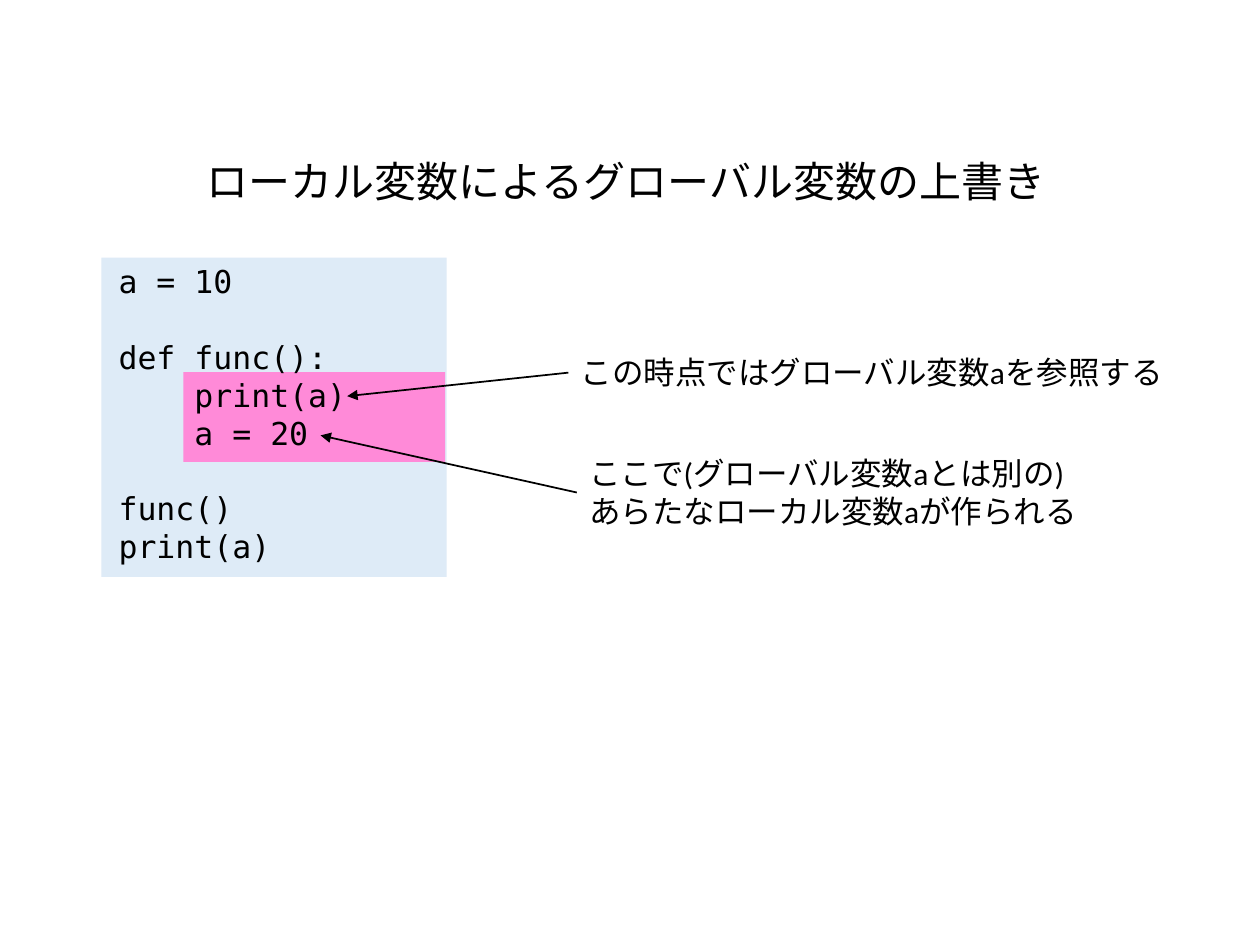
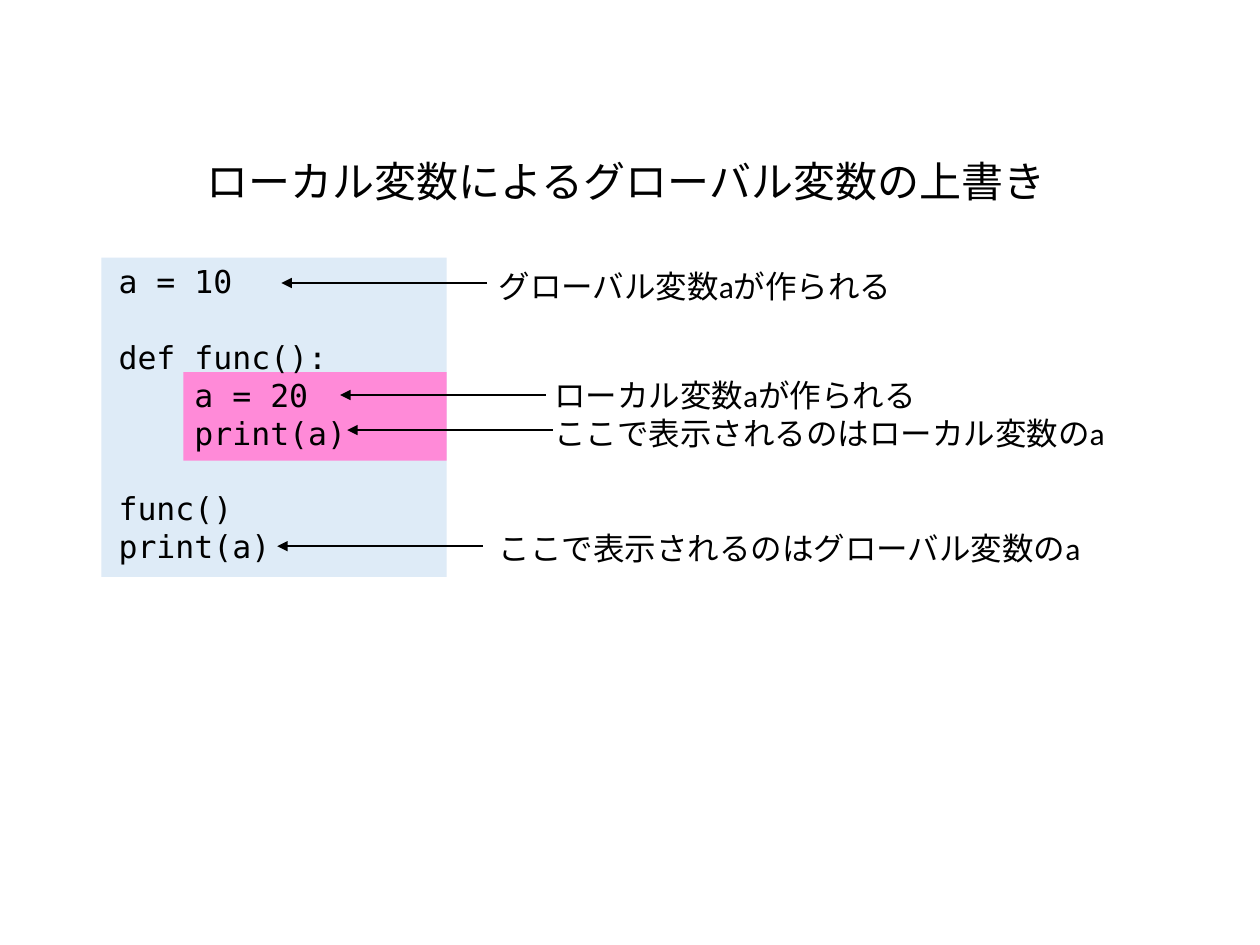
Before and after one commit to kaityo256/python_zero, a slide deck: slide 3 of while/fig/fig.pptx. Drawn at 1260x945 pixels with LibreOffice and Linux fonts; fonts in the diff are those of the drawing. Boxes give left, top, right and bottom in pixels: in the first picture for what was removed or moved away, otherwise in the second. Text is boxed around its words. In the diff, an @@ line names an element or a change of style, - is before the commit and + after.

```diff
--- a/while/fig/fig.pptx
+++ b/while/fig/fig.pptx
@@ arrow added from (488, 284) to (281, 284), #000000 1 pt @@
@@ text at (x1=499, y1=271, x2=892, y2=301): text changed @@
-この時点ではグローバル変数aを参照する
+グローバル変数aが作られる
@@ text at (x1=194, y1=383, x2=308, y2=408): paragraph added @@
+a = 20
@@ text at (x1=554, y1=380, x2=1105, y2=448): text changed @@
-ここで(グローバル変数aとは別の)
-あらたなローカル変数aが作られる
+ローカル変数aが作られる
+ここで表示されるのはローカル変数のa
@@ arrow moved from (577, 493) - (320, 436) to (546, 396) - (340, 396) @@
@@ text at (x1=194, y1=421, x2=308, y2=446): paragraph removed @@
-a = 20
@@ arrow moved from (568, 373) - (348, 396) to (553, 430) - (348, 430) @@
@@ text added at (x1=499, y1=533, x2=1081, y2=563), 18 pt, text #000000 @@
+ここで表示されるのはグローバル変数のa
@@ arrow added from (483, 547) to (277, 547), #000000 1 pt @@
```
Also in this commit, not shown: 2 other files.
